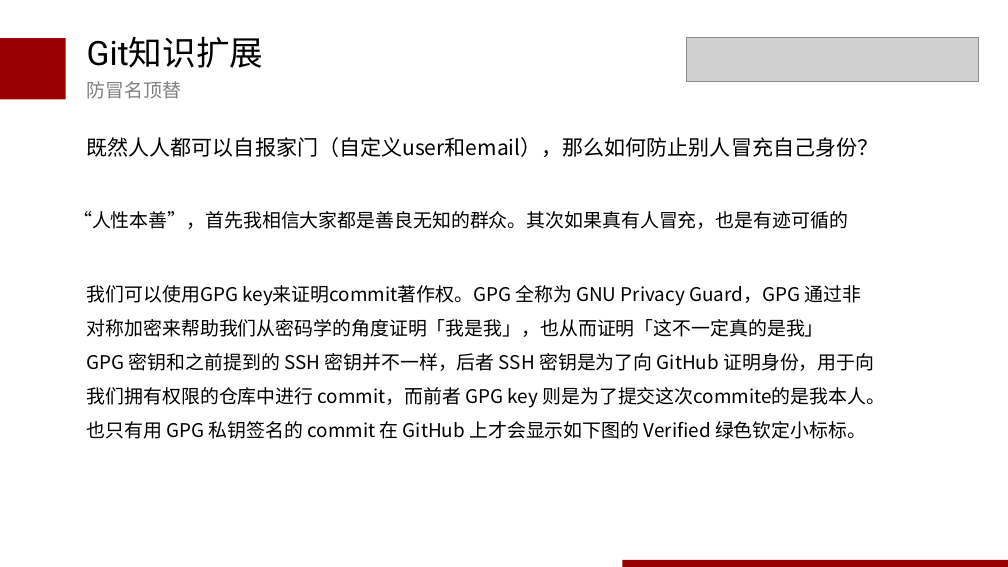
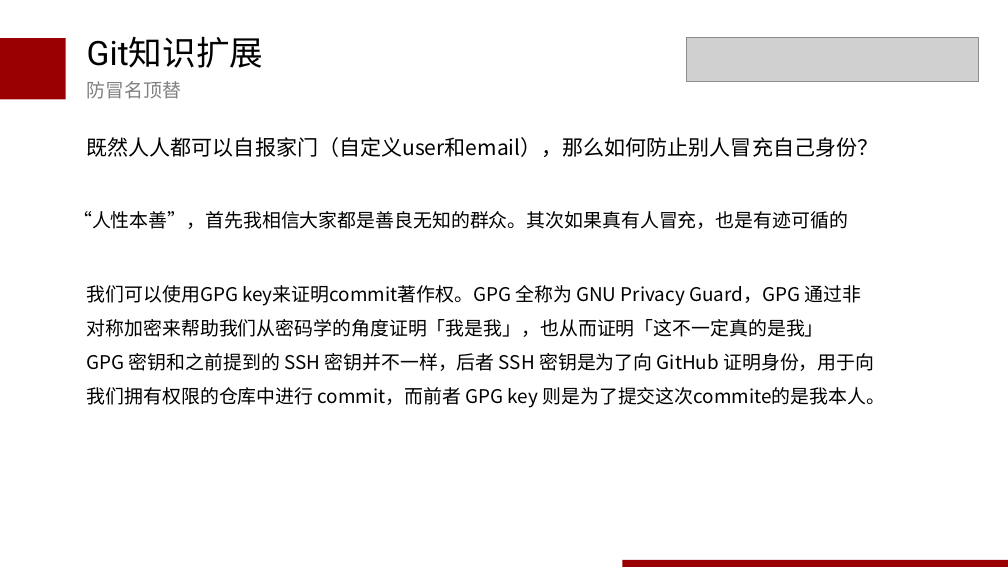
Before and after one commit to wudaoxi1100/blog, a slide deck: slide 37 of ppt/git介绍0325.pptx. Drawn at 1008x567 pixels with LibreOffice and Linux fonts; fonts in the diff are those of the drawing; grey boxes stand for pictures. Boxes give left, top, right and bottom in pixels: in the first picture for what was removed or moved away, otherwise in the second. Text is boxed around its words. In the diff, an @@ line names an element or a change of style, - is before the commit and + after.

```diff
--- a/ppt/git介绍0325.pptx
+++ b/ppt/git介绍0325.pptx
@@ text at (87,353,885,408): text changed @@
-GPG 密钥和之前提到的 SSH 密钥并不一样，后者 SSH 密钥是为了向 GitHub 证明身份，用于向我们拥有权限的仓库中进行 commit，而前者 GPG key 则是为了提交这次commite的是我本人。也只有用 GPG 私钥签名的 commit 在 GitHub 上才会显示如下图的 Verified 绿色钦定小标标。
+GPG 密钥和之前提到的 SSH 密钥并不一样，后者 SSH 密钥是为了向 GitHub 证明身份，用于向我们拥有权限的仓库中进行 commit，而前者 GPG key 则是为了提交这次commite的是我本人。
```
Also in this commit, not shown: 2 other slides changed, 2 slides added, 1 other file.
